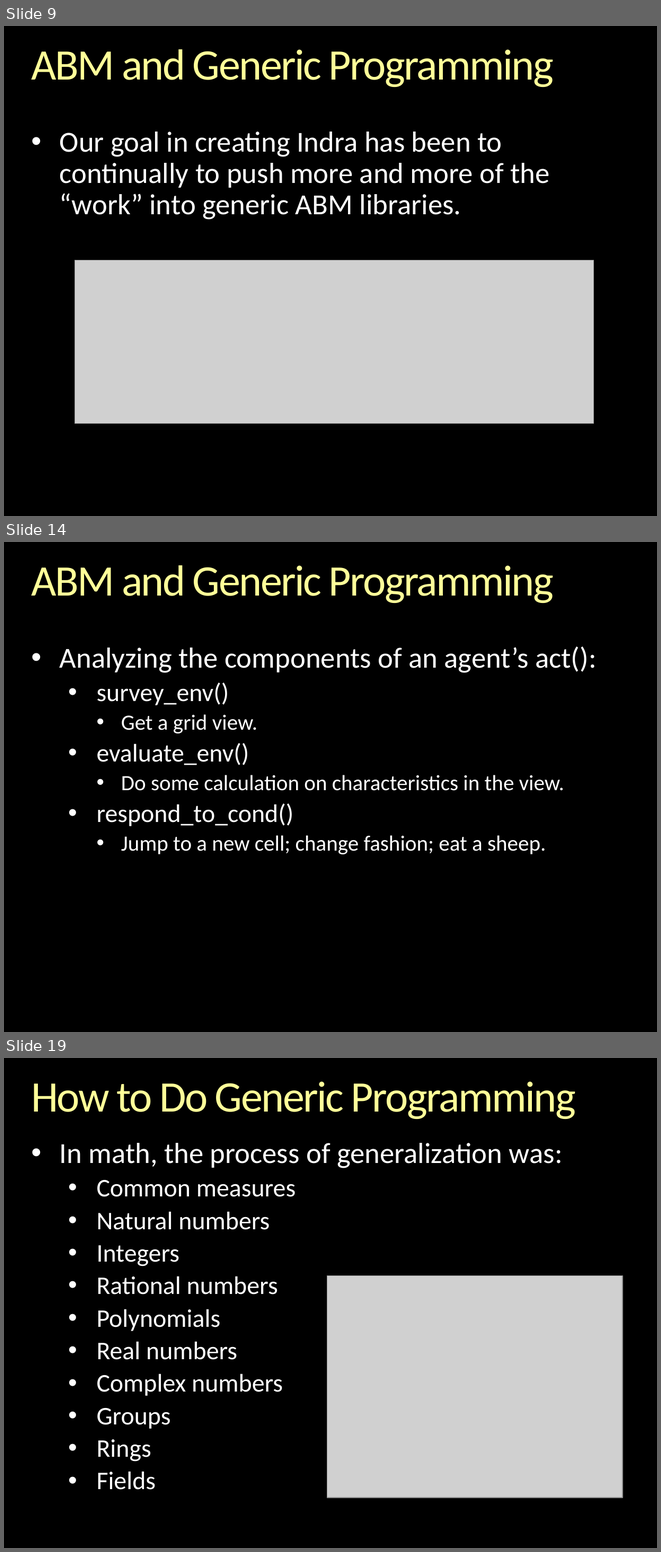
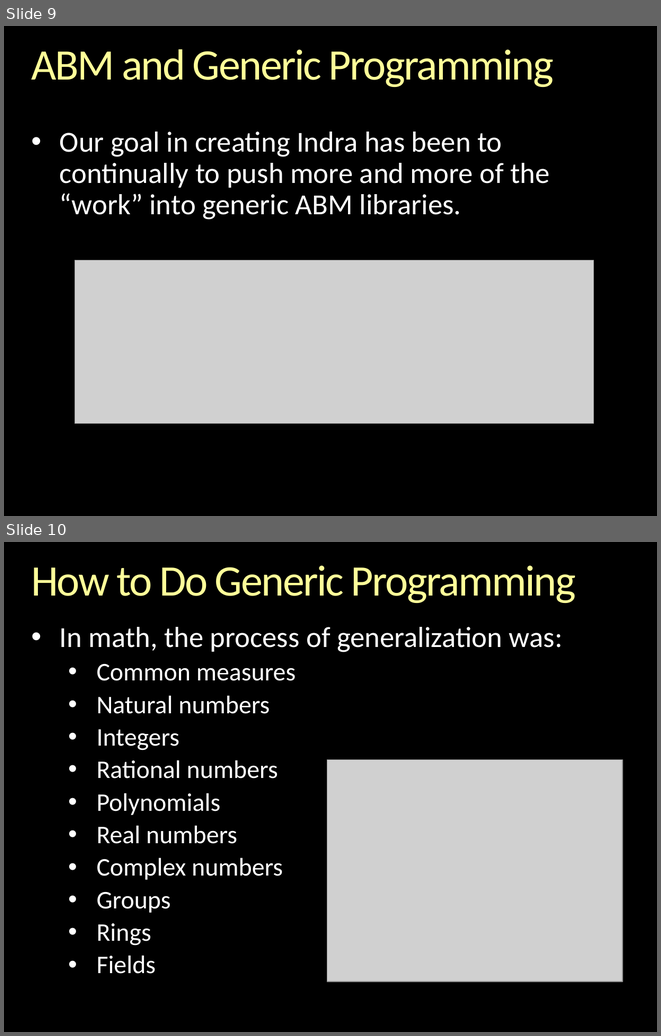
Before and after one commit to gcallah/indras_net, a slide deck: docs/ABMsAsAlgebraic.pptx. Shown one above the other, each under a label of ours: slides 9, 14 and 19 before the commit, slides 9 and 10 after it; the slides between them are not shown. The pictures are 661x1552 and 661x1036 pixels, drawn with LibreOffice and Linux fonts; fonts in the diff are those of the drawing; grey boxes stand for pictures; background and template pictures are left out. Boxes give left, top, right and bottom in pixels: in the first picture for what was removed or moved away, otherwise in the second. Text is boxed around its words. In the diff, an @@ line names an element or a change of style, - is before the commit and + after.

```diff
--- a/docs/ABMsAsAlgebraic.pptx
+++ b/docs/ABMsAsAlgebraic.pptx
@@ slide 14 removed at (4, 542, 657, 1032), background picture (left out) @@
@@ title removed at (31, 565, 554, 603) @@
-ABM and Generic Programming
@@ text removed at (60, 646, 596, 854) @@
-• Analyzing the components of an agent’s act():
-  • survey_env()
-    • Get a grid view.
-  • evaluate_env()
-    • Do some calculation on characteristics in the view.
-  • respond_to_cond()
-    • Jump to a new cell; change fashion; eat a sheep.
@@ what was slide 19 is now slide 10 @@
```
Also in this commit, not shown: 1 slide changed, 10 other slides removed, 1 other file.
